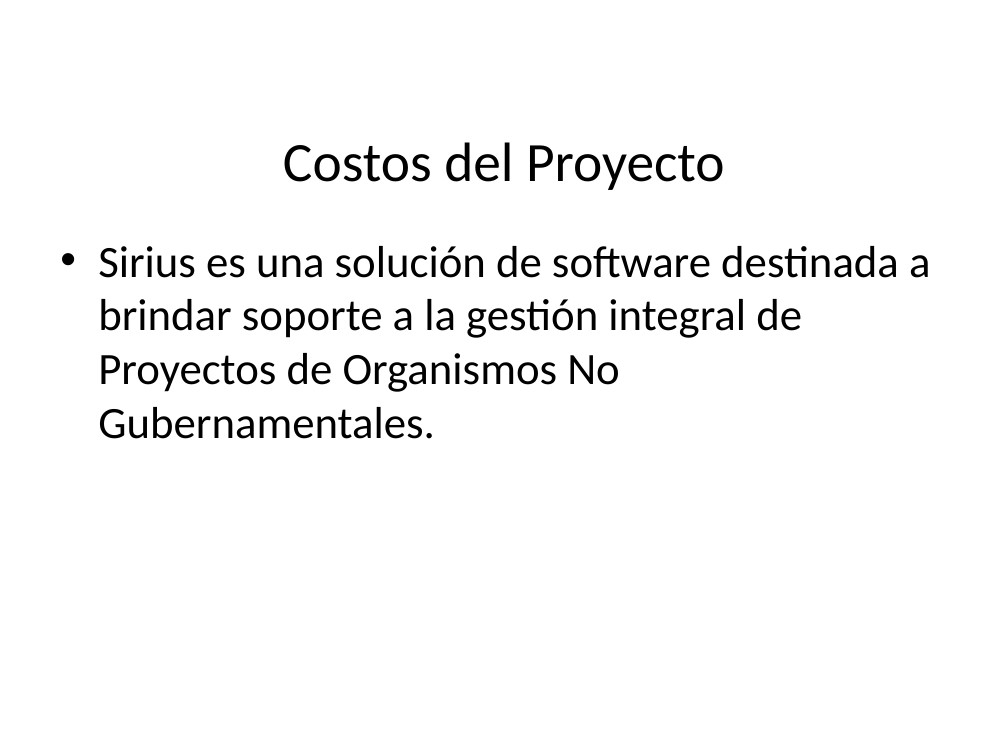
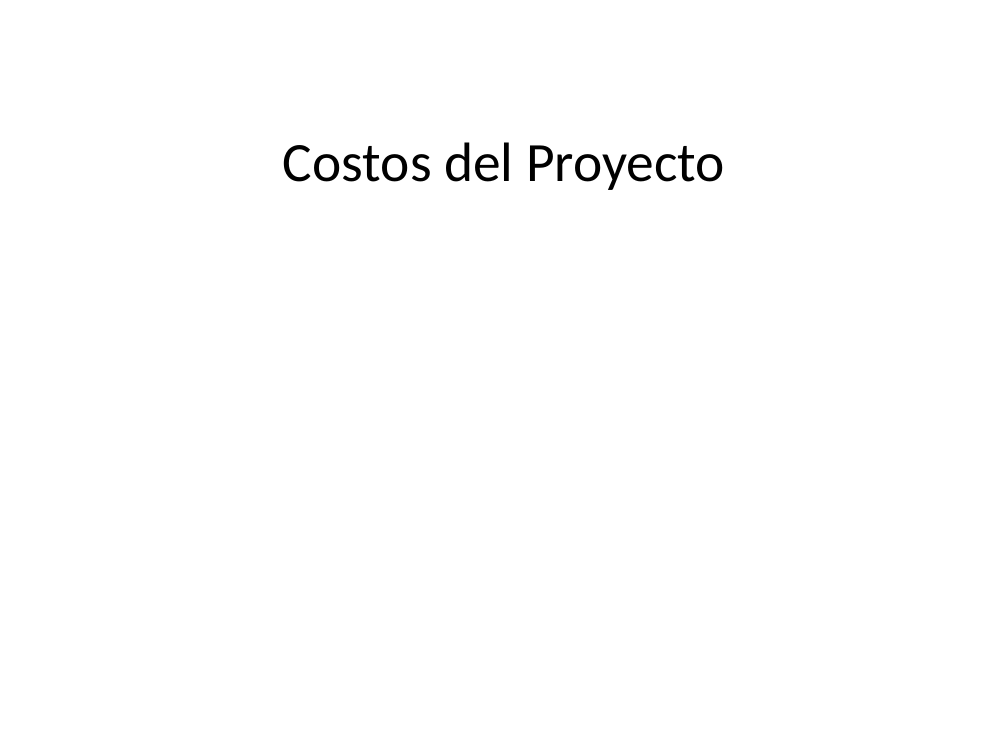
Before and after one commit to pedrohmolina/admin-ong, a slide deck: slide 33 of Documentacion/Presentacion/Presentacion Sirius.pptx (slide 31 before the commit). Drawn at 1008x756 pixels with LibreOffice and Linux fonts; fonts in the diff are those of the drawing; background and template pictures are left out. Boxes give left, top, right and bottom in pixels: in the first picture for what was removed or moved away, otherwise in the second. Text is boxed around its words. In the diff, an @@ line names an element or a change of style, - is before the commit and + after.

```diff
--- a/Documentacion/Presentacion/Presentacion Sirius.pptx
+++ b/Documentacion/Presentacion/Presentacion Sirius.pptx
@@ text removed at <box>98,246,930,439</box> @@
-• Sirius es una solución de software destinada a brindar soporte a la gestión integral de Proyectos de Organismos No Gubernamentales.
```
Also in this commit, not shown: 4 other slides changed, 3 slides added, 14 slides removed.
